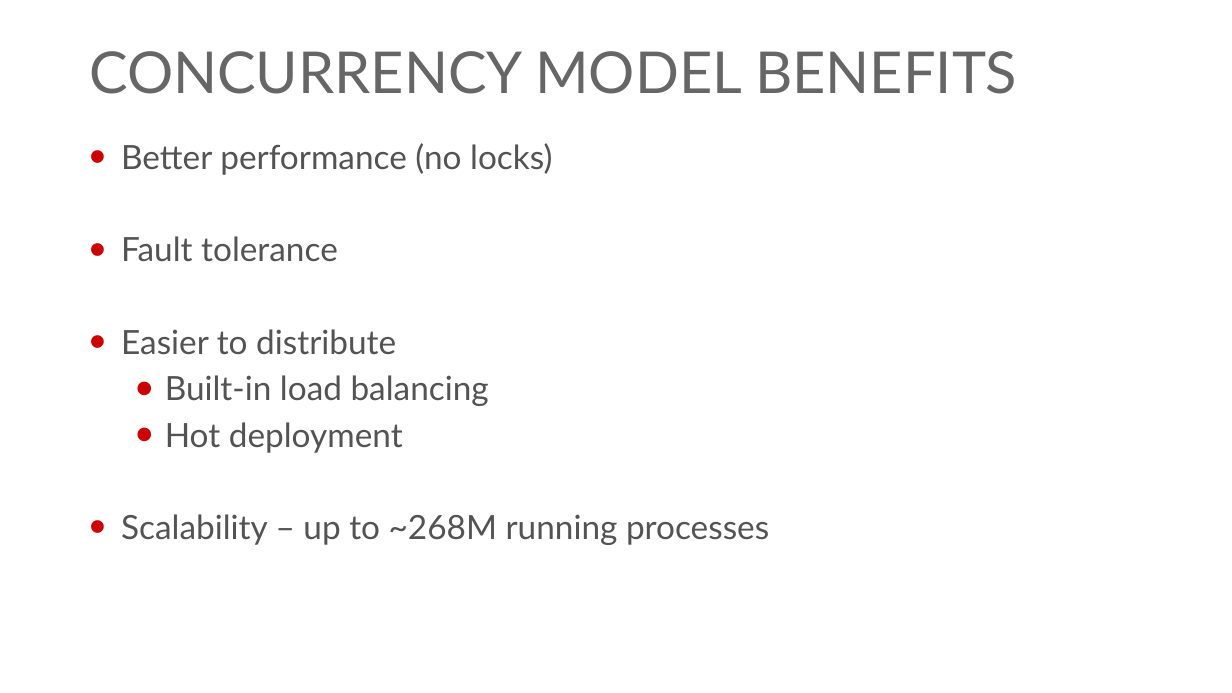
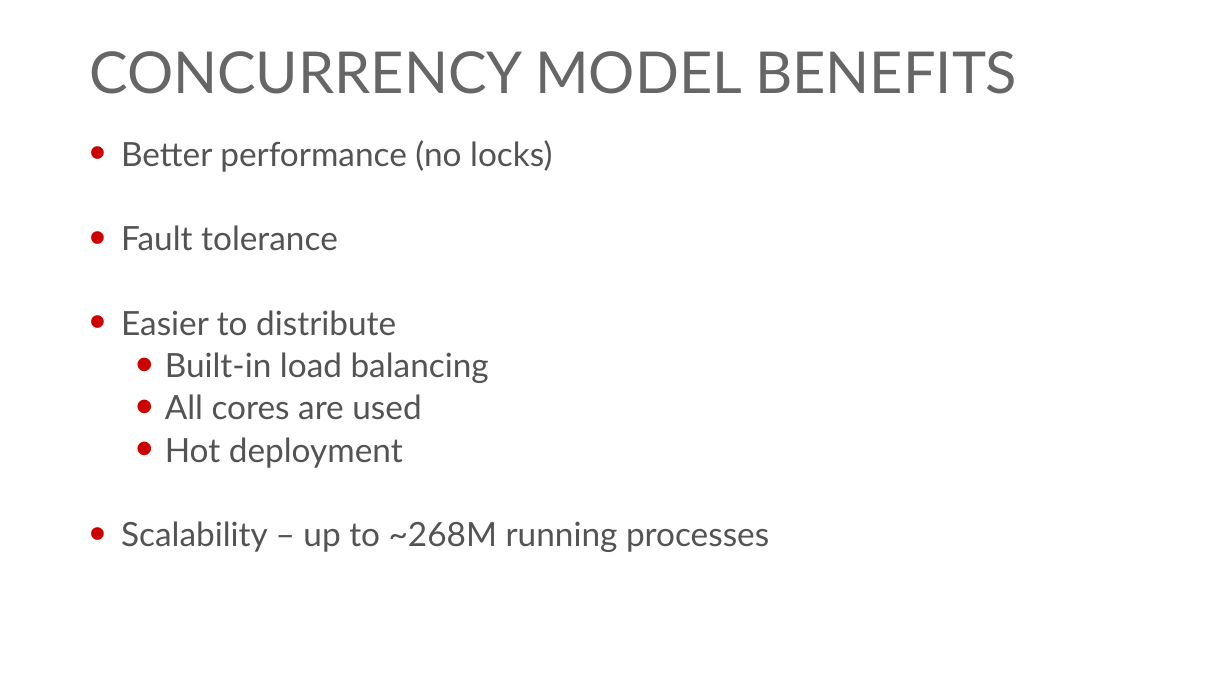
Before and after one commit to georgiyolovski/elixir-workshop, a slide deck: slide 15 of day2/Elixir - Day 2.pptx (slide 12 before the commit). Drawn at 1232x693 pixels with LibreOffice and Linux fonts; fonts in the diff are those of the drawing; background and template pictures are left out. Boxes give left, top, right and bottom in pixels: in the first picture for what was removed or moved away, otherwise in the second. Text is boxed around its words. In the diff, an @@ line names an element or a change of style, - is before the commit and + after.

```diff
--- a/day2/Elixir - Day 2.pptx
+++ b/day2/Elixir - Day 2.pptx
@@ text at [121, 140, 769, 552]: line spacing 0.9 to 0.8 @@
@@ text at [165, 394, 421, 420]: paragraph added @@
+  • All cores are used
```
Also in this commit, not shown: 4 other slides changed, 6 slides added, 1 slide removed, 2 other files.
